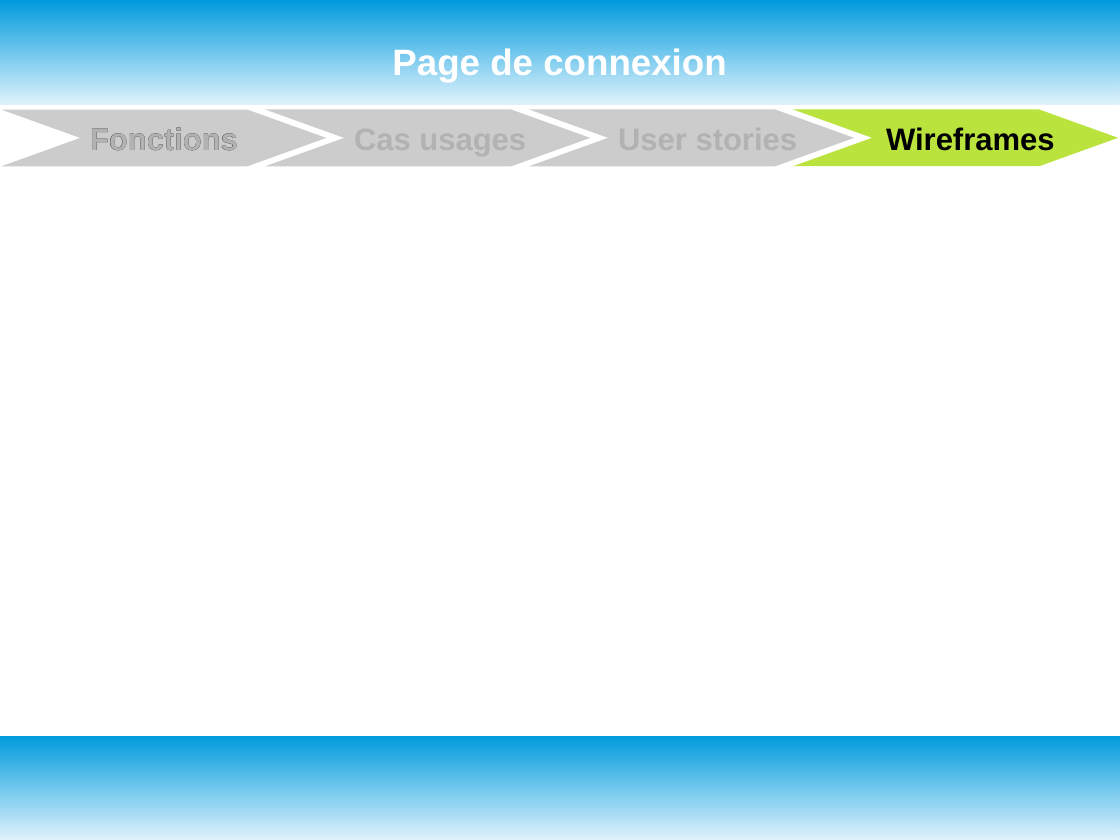
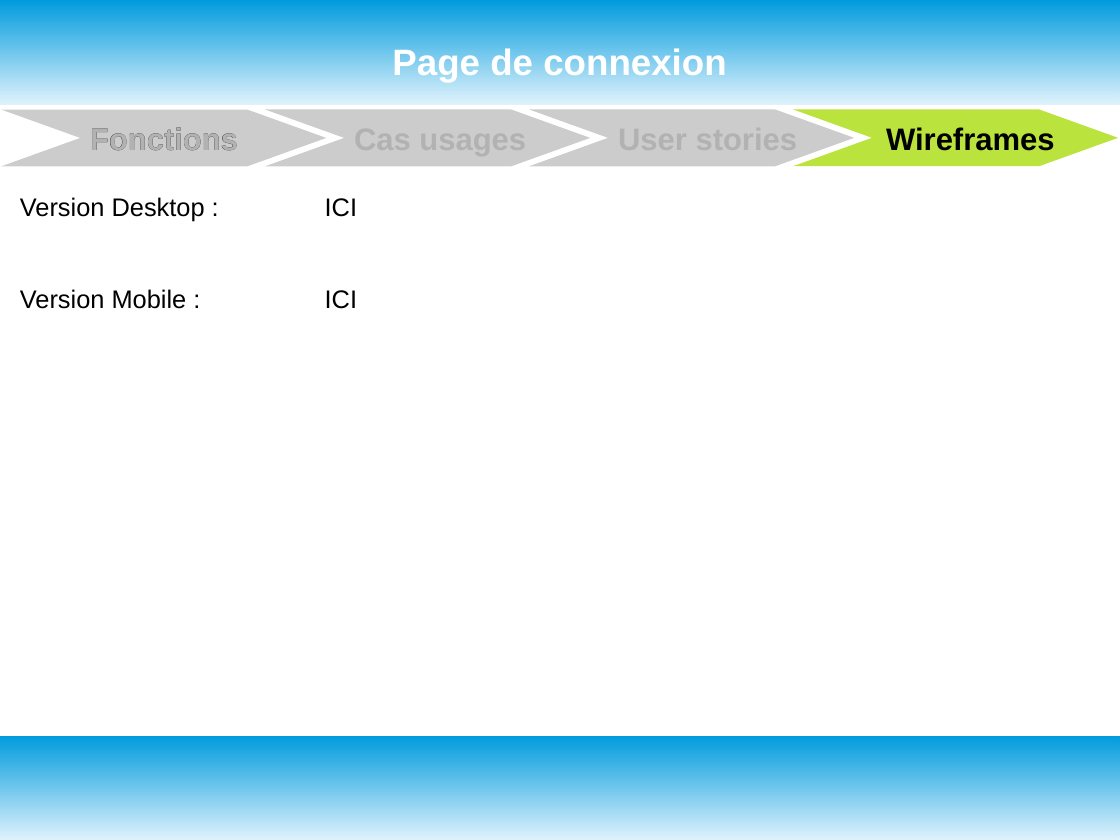
Before and after one commit to oliviersamin/P3_DesignezApplicationPythonAdapt-eBesoinsClient, a slide deck: slide 6 of P3_documentTravail.odp. Drawn at 1120x840 pixels with LibreOffice and Linux fonts; fonts in the diff are those of the drawing. Boxes give left, top, right and bottom in pixels: in the first picture for what was removed or moved away, otherwise in the second. Text is boxed around its words. In the diff, an @@ line names an element or a change of style, - is before the commit and + after.

Commit message:
Ajout des premiers WireFrames pour Desktop

```diff
--- a/P3_documentTravail.odp
+++ b/P3_documentTravail.odp
@@ text added at (20, 197, 357, 309), 18 pt, text #000000 @@
+Version Desktop : ICI
+Version Mobile : ICI
```
Also in this commit, not shown: 4 slides added.
